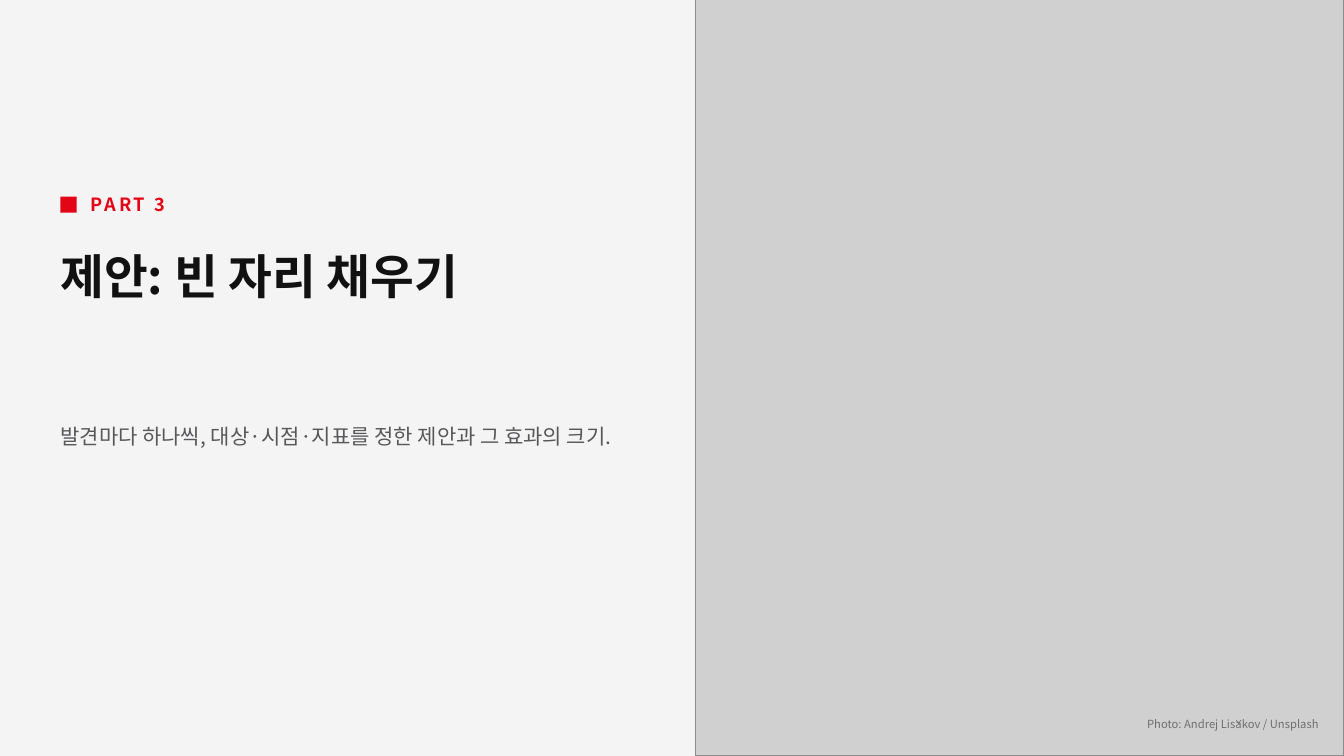
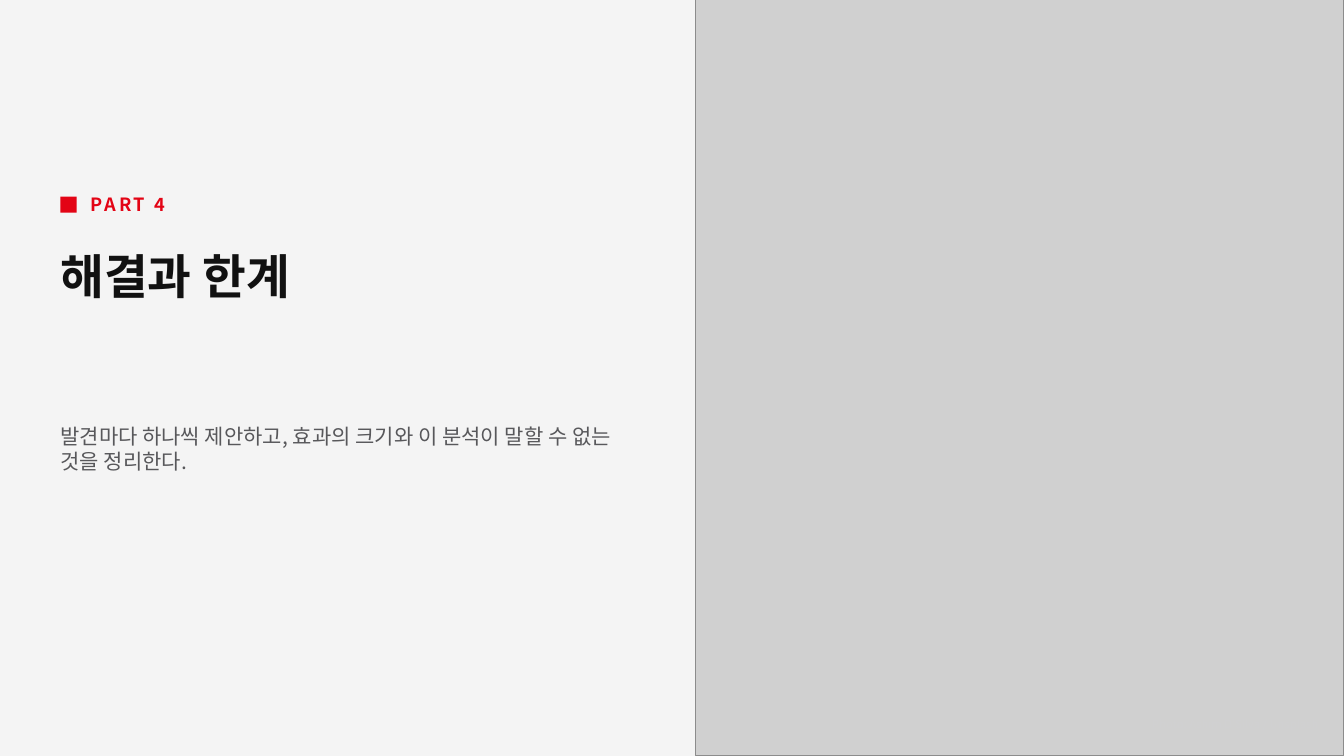
Before and after one commit to underthesun7213/social-data, a slide deck: slide 21 of presentation/hm_retention_deck_ko.pptx (slide 14 before the commit). Drawn at 1344x756 pixels with LibreOffice and Linux fonts; fonts in the diff are those of the drawing; grey boxes stand for pictures. Boxes give left, top, right and bottom in pixels: in the first picture for what was removed or moved away, otherwise in the second. Text is boxed around its words. In the diff, an @@ line names an element or a change of style, - is before the commit and + after.

```diff
--- a/presentation/hm_retention_deck_ko.pptx
+++ b/presentation/hm_retention_deck_ko.pptx
@@ text at (155, 198, 166, 211): text changed @@
-PART 3
+PART 4
@@ title at (60, 254, 290, 299): text changed @@
-제안: 빈 자리 채우기
+해결과 한계
@@ text at (60, 426, 611, 471): text changed @@
-발견마다 하나씩, 대상·시점·지표를 정한 제안과 그 효과의 크기.
+발견마다 하나씩 제안하고, 효과의 크기와 이 분석이 말할 수 없는 것을 정리한다.
@@ text removed at (1147, 719, 1319, 731) @@
-Photo: Andrej Lišakov / Unsplash
```
Also in this commit, not shown: 20 other slides changed, 7 slides added, 1 slide removed, 6 other files.
